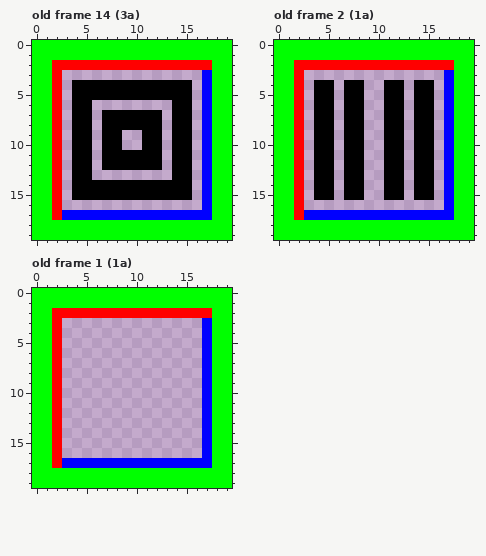
Edited in one commit: pixel-art file (Aseprite Files/BoxLights.aseprite). That is the earlier state.
20x20 pixels, 18 frames. Shown: old frame 14 (3a), old frame 2 (1a), old frame 1 (1a). The commit also changed other frames, which this record leaves out.
New version:
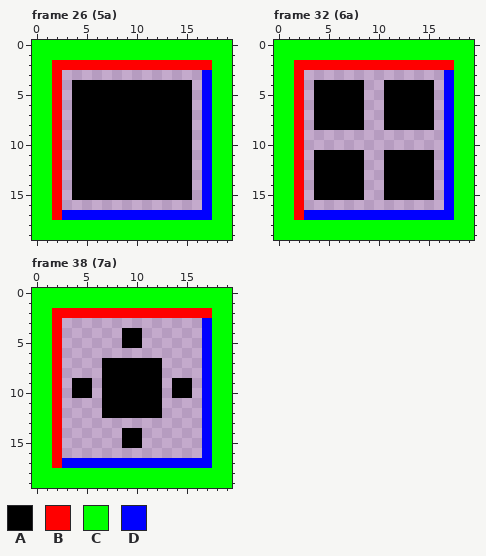
Palette (. is transparent): A #000000  B #ff0000  C #00ff00  D #0000ff
A new or re-ordered frame is compared with the old frame closest to it.
The commit says: Added 7 more box light tiles
Difference:
frames 18 -> 63
Changed rows in their new state; - is an unchanged pixel.
Frame 26 (5a) is new; against old frame 14 (3a), layer "Layer 2":
first column x 6:
 6 AAAAAAAA
 7 A------A
 8 A------A
 9 A--AA--A
10 A--AA--A
11 A------A
12 A------A
13 AAAAAAAA
Frame 32 (6a) is new; against old frame 2 (1a), layer "Layer 2":
first column x 4:
 4 --A------A--
 5 --A------A--
 6 --A------A--
 7 --A------A--
 8 --A------A--
 9 ..-..--..-..
10 ..-..--..-..
11 --A------A--
12 --A------A--
13 --A------A--
14 --A------A--
15 --A------A--
Frame 38 (7a) is new; against old frame 1 (1a), layer "Layer 2":
first column x 4:
 4 -----AA-----
 5 -----AA-----
 7 ---AAAAAA---
 8 ---AAAAAA---
 9 AA-AAAAAA-AA
10 AA-AAAAAA-AA
11 ---AAAAAA---
12 ---AAAAAA---
14 -----AA-----
15 -----AA-----
Pixel boxes of the changes (left, top, right, bottom) in both pictures:
added: (92, 100, 172, 180)
changed: (314, 80, 434, 200)
added: (72, 328, 192, 448)
